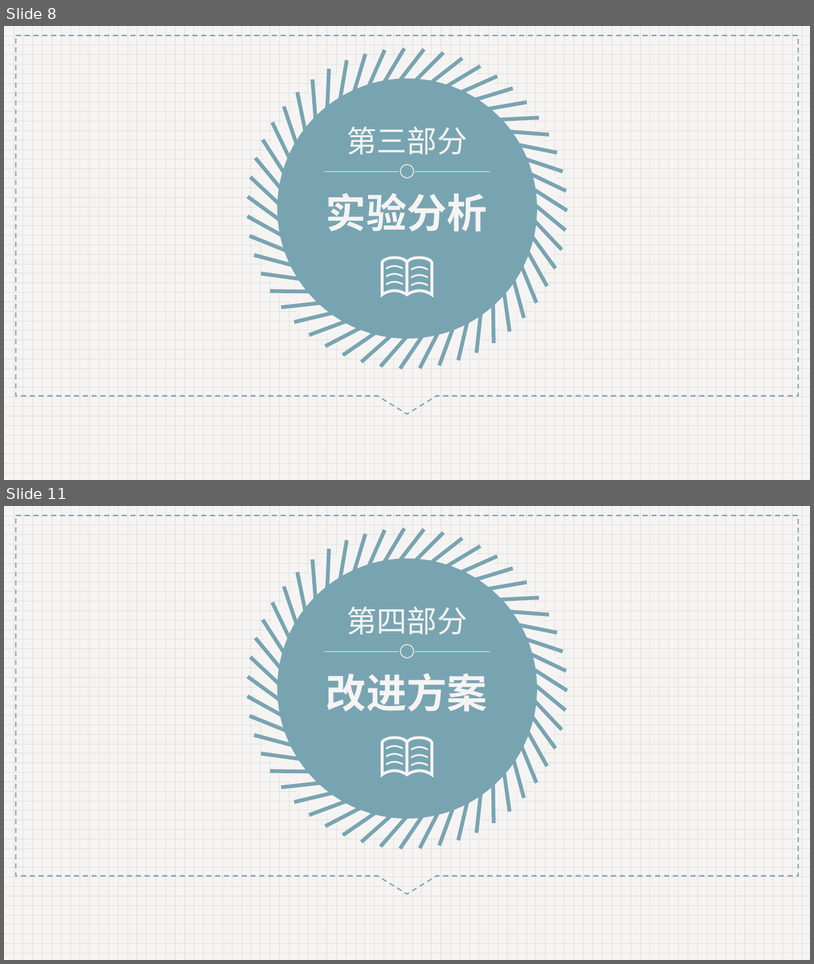
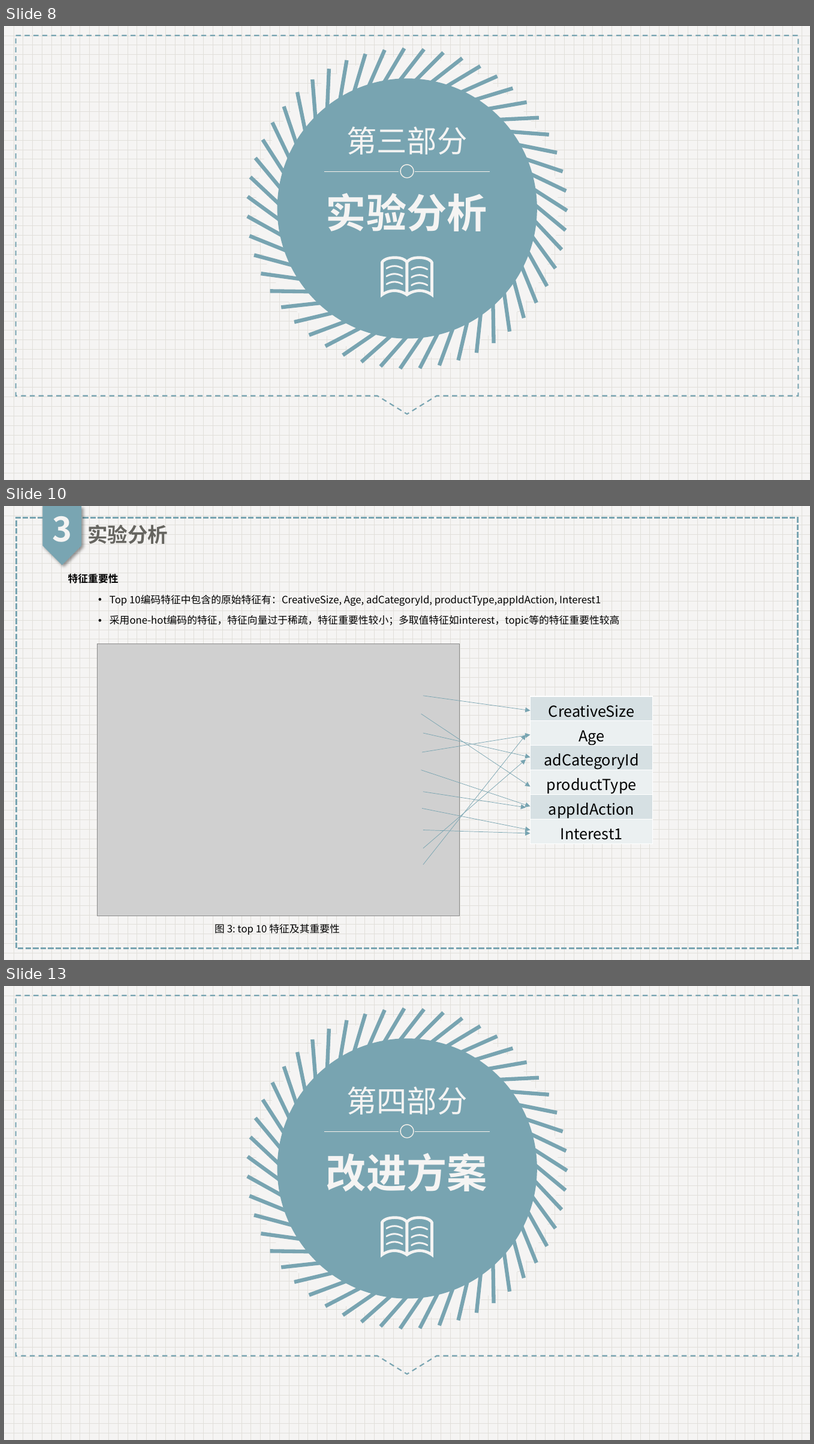
Before and after one commit to HannanKan/DM-Class-Project, a slide deck: resources/ppts/第3次.pptx. Shown one above the other, each under a label of ours: slides 8 and 11 before the commit, slides 8, 10 and 13 after it; the slides between them are not shown. The pictures are 814x964 and 814x1444 pixels, drawn with LibreOffice and Linux fonts; fonts in the diff are those of the drawing; grey boxes stand for pictures; background and template pictures are left out. Boxes give left, top, right and bottom in pixels: in the first picture for what was removed or moved away, otherwise in the second. Text is boxed around its words. In the diff, an @@ line names an element or a change of style, - is before the commit and + after.

```diff
--- a/resources/ppts/第3次.pptx
+++ b/resources/ppts/第3次.pptx
@@ slide 10 added at bbox=[4, 506, 810, 960], background pattern #E1DFDA on #F5F4F3 @@
@@ rectangle added at bbox=[16, 517, 798, 948], outline #78A4B1 2.25 pt dashed @@
@@ pentagon arrow added at bbox=[43, 506, 81, 565], fill #79A5B2 @@
@@ text added at bbox=[52, 516, 72, 542], 40 pt, text #F5F4F3, bold @@
+3
@@ text added at bbox=[87, 525, 168, 544], 24 pt, text #666560, bold @@
+实验分析
@@ text added at bbox=[68, 574, 620, 626], 12 pt, text #000000 @@
+特征重要性
+  • Top 10编码特征中包含的原始特征有：CreativeSize, Age, adCategoryId, productType,appIdAction, Interest1
+  • 采用one-hot编码的特征，特征向量过于稀疏，特征重要性较小；多取值特征如interest，topic等的特征重要性较高
@@ picture added at bbox=[98, 644, 460, 916] @@
@@ arrow added from (423, 696) to (531, 711), #78A4B1 0.5 pt @@
@@ table added at bbox=[531, 696, 654, 843], 6 rows, 1 columns @@
+CreativeSize
+Age
+adCategoryId
+productType
+appIdAction
+Interest1
@@ arrow added from (422, 714) to (531, 787), #78A4B1 0.5 pt @@
@@ arrow added from (423, 752) to (531, 735), #78A4B1 0.5 pt @@
@@ arrow added from (423, 733) to (531, 757), #78A4B1 0.5 pt @@
@@ arrow added from (423, 865) to (526, 735), #78A4B1 0.5 pt @@
@@ arrow added from (422, 770) to (531, 806), #78A4B1 0.5 pt @@
@@ arrow added from (423, 849) to (526, 759), #78A4B1 0.5 pt @@
@@ arrow added from (423, 792) to (526, 807), #78A4B1 0.5 pt @@
@@ arrow added from (423, 808) to (531, 829), #78A4B1 0.5 pt @@
@@ arrow added from (423, 829) to (531, 833), #78A4B1 0.5 pt @@
@@ text added at bbox=[215, 924, 340, 934], 12 pt, text #000000 @@
+图 3: top 10 特征及其重要性
@@ what was slide 11 is now slide 13 @@
```
Also in this commit, not shown: 4 slides changed, 2 other slides added, 1 slide removed, 6 other files.
